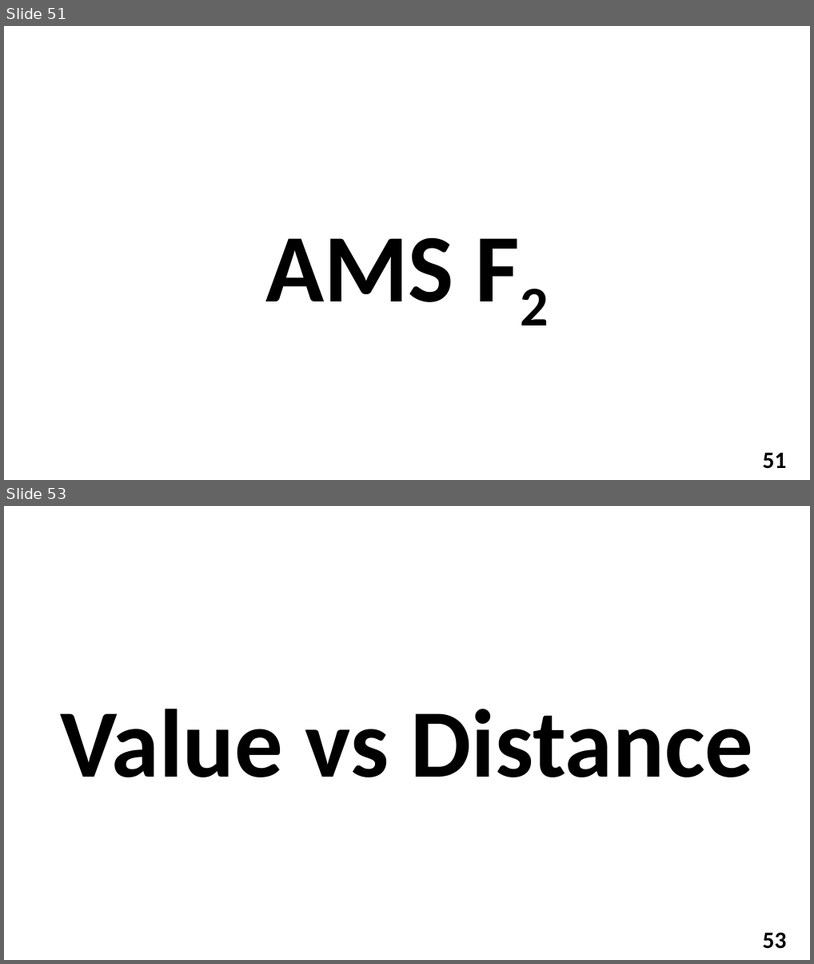
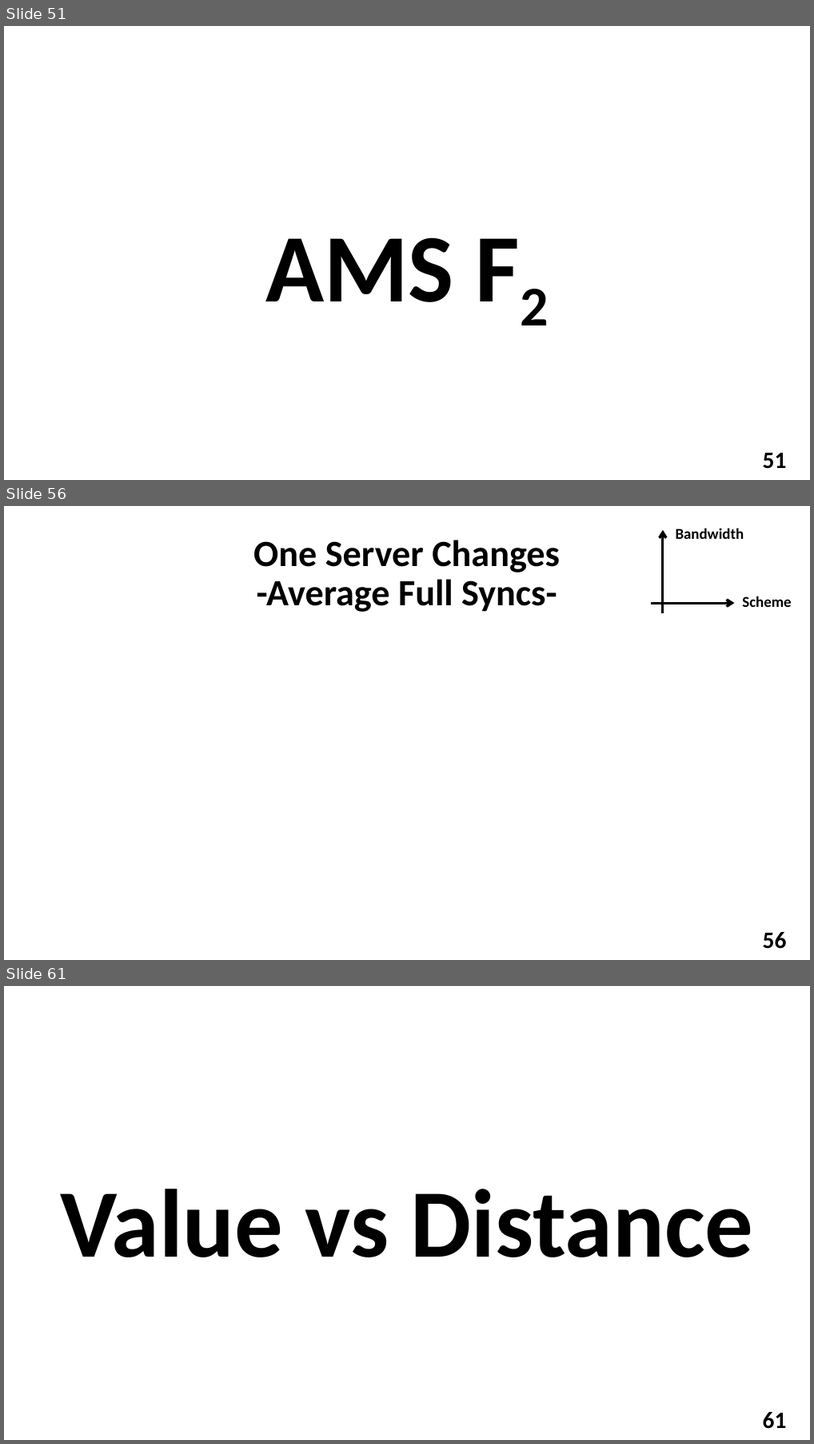
Before and after one commit to YuvalAlf/Distributed-Monitoring, a slide deck: What We Did So Far Dec 2018.pptx. Shown one above the other, each under a label of ours: slides 51 and 53 before the commit, slides 51, 56 and 61 after it; the slides between them are not shown. The pictures are 814x964 and 814x1444 pixels, drawn with LibreOffice and Linux fonts; fonts in the diff are those of the drawing; background and template pictures are left out. Boxes give left, top, right and bottom in pixels: in the first picture for what was removed or moved away, otherwise in the second. Text is boxed around its words. In the diff, an @@ line names an element or a change of style, - is before the commit and + after.

```diff
--- a/What We Did So Far Dec 2018.pptx
+++ b/What We Did So Far Dec 2018.pptx
@@ slide 56 added at box(4, 506, 810, 960), background picture (left out); not listed: 1 template element that a slide beside it also shows @@
@@ group added at box(652, 528, 791, 613): 2 arrows, 2 texts @@
+Scheme
+Bandwidth
@@ title added at box(254, 540, 560, 612), 44 pt, text #000000, bold @@
+One Server Changes
+-Average Full Syncs-
@@ what was slide 53 is now slide 61 @@
@@ page number at box(763, 1412, 787, 1428): text changed @@
-53
+61
```
Also in this commit, not shown: 6 slides changed, 8 other slides added, 1 slide removed, 26 other files.
